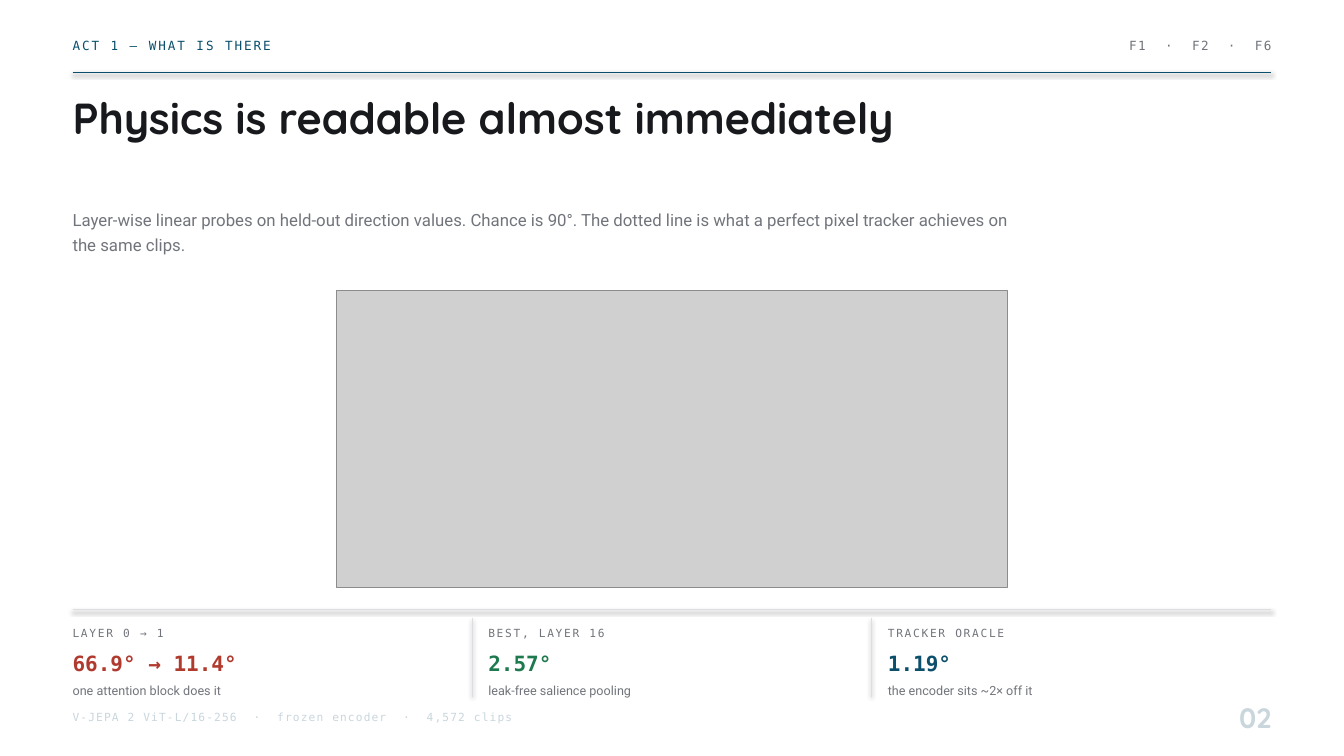
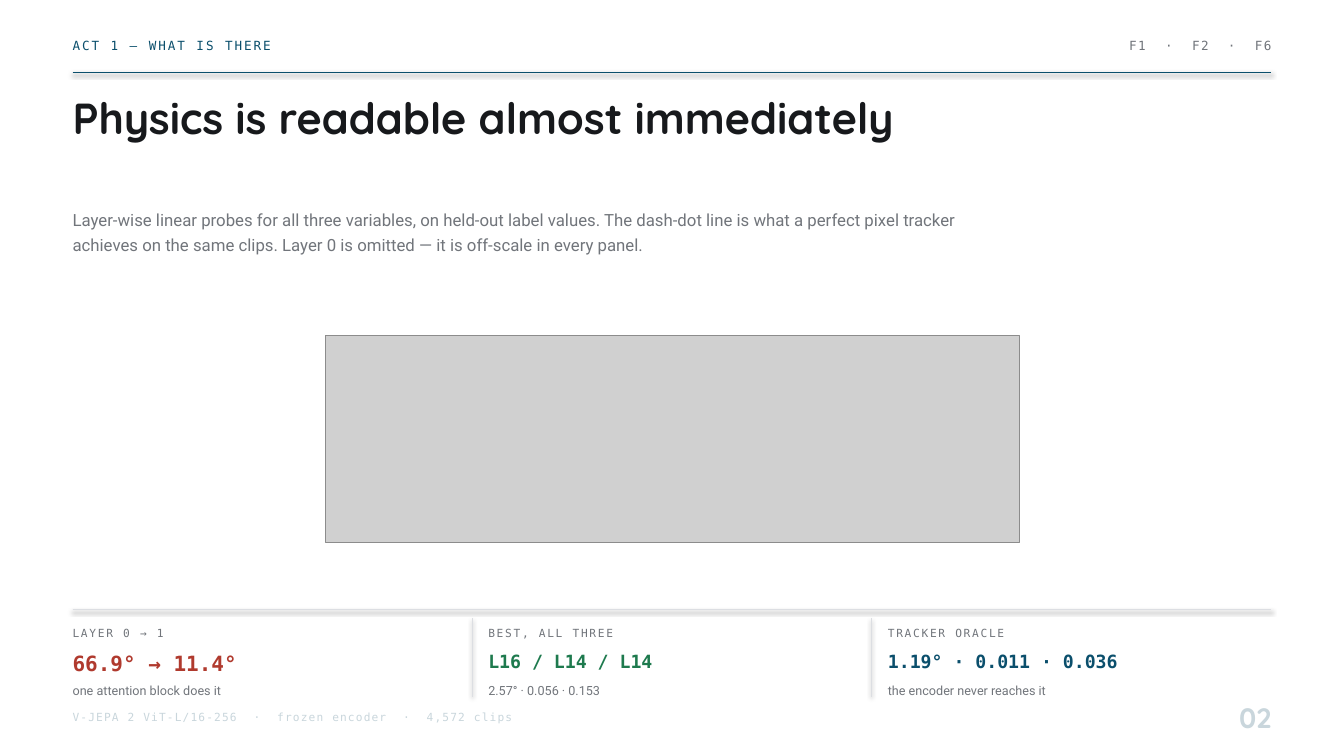
Before and after one commit to vishaldas/vjepa_interpretability, a slide deck: slide 2 of artifacts/deck/vjepa-direction-ring.pptx. Drawn at 1344x756 pixels with LibreOffice and Linux fonts; fonts in the diff are those of the drawing; grey boxes stand for pictures. Boxes give left, top, right and bottom in pixels: in the first picture for what was removed or moved away, otherwise in the second. Text is boxed around its words. In the diff, an @@ line names an element or a change of style, - is before the commit and + after.

```diff
--- a/artifacts/deck/vjepa-direction-ring.pptx
+++ b/artifacts/deck/vjepa-direction-ring.pptx
@@ text at [73, 213, 955, 255]: text changed @@
-Layer-wise linear probes on held-out direction values. Chance is 90°. The dotted line is what a perfect pixel tracker achieves on the same clips.
+Layer-wise linear probes for all three variables, on held-out label values. The dash-dot line is what a perfect pixel tracker achieves on the same clips. Layer 0 is omitted — it is off-scale in every panel.
@@ picture: place and size @@
-picture at [337, 290, 1007, 588]
+picture at [326, 336, 1019, 543]
@@ text at [488, 629, 613, 639]: text changed @@
-BEST, LAYER 16
+BEST, ALL THREE
@@ text at [488, 654, 653, 669]: text changed; size 15 to 13 pt @@
-2.57°
+L16 / L14 / L14
@@ text at [888, 654, 1118, 669]: text changed; size 15 to 13 pt @@
-1.19°
+1.19° · 0.011 · 0.036
@@ text at [488, 686, 600, 695]: text changed @@
-leak-free salience pooling
+2.57° · 0.056 · 0.153
@@ text at [888, 685, 1046, 695]: text changed @@
-the encoder sits ~2× off it
+the encoder never reaches it
```
Also in this commit, not shown: 2 other files.
